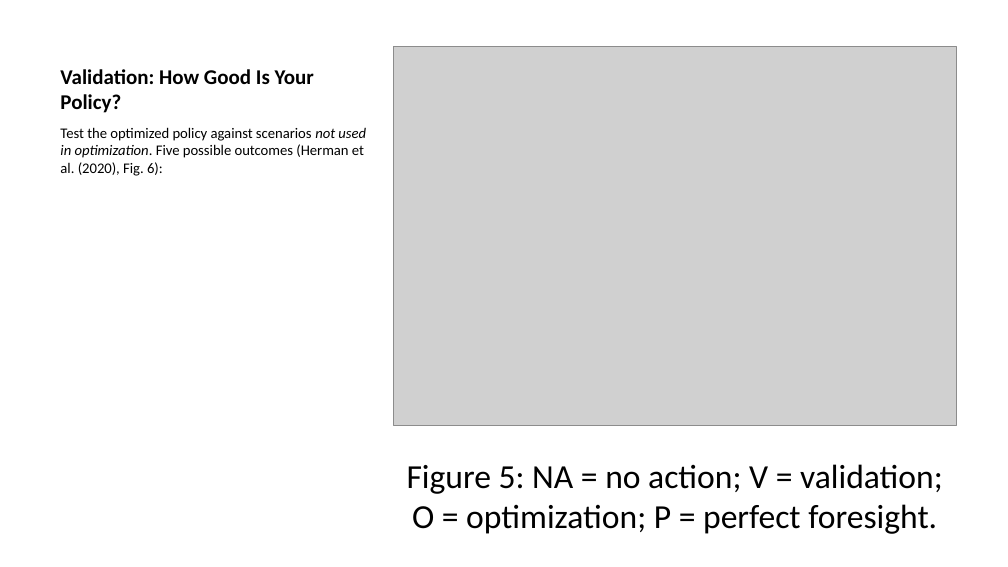
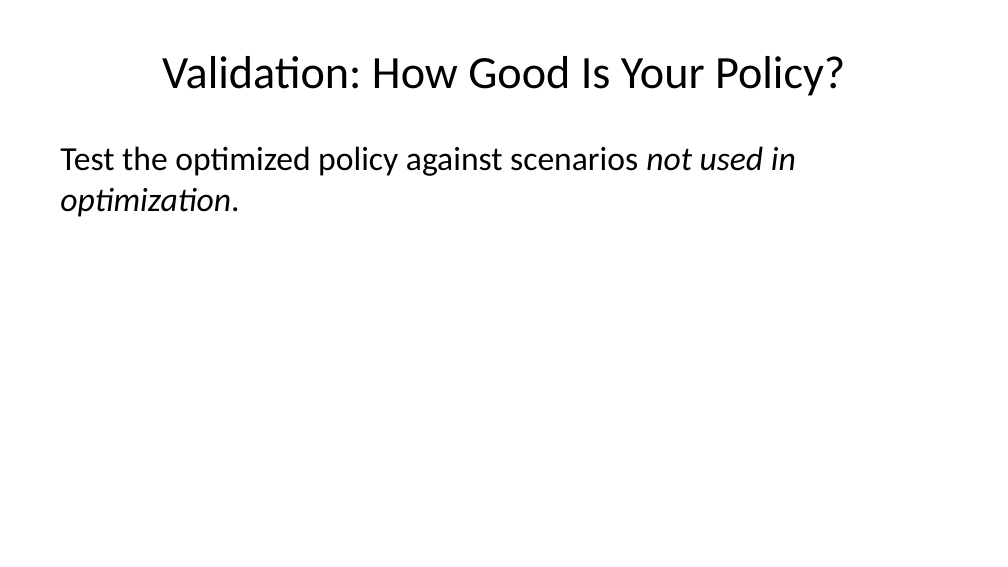
Before and after one commit to CEVE-421-521/ceve-421-521.github.io, a slide deck: slide 20 of lectures/week-11/index.pptx (slide 21 before the commit). Drawn at 1008x567 pixels with LibreOffice and Linux fonts; fonts in the diff are those of the drawing; grey boxes stand for pictures. Boxes give left, top, right and bottom in pixels: in the first picture for what was removed or moved away, otherwise in the second. Text is boxed around its words. In the diff, an @@ line names an element or a change of style, - is before the commit and + after.

```diff
--- a/lectures/week-11/index.pptx
+++ b/lectures/week-11/index.pptx
@@ title "Validation: How Good Is Your ..." at (162, 56, 845, 96): size 15 to 33 pt, bold off; alignment left to centre; vertical alignment bottom to middle @@
@@ picture removed at (393, 46, 956, 425) @@
@@ text at (60, 146, 796, 217): text changed; size 10.5 to 24 pt @@
-Test the optimized policy against scenarios not used in optimization. Five possible outcomes (Herman et al. (2020), Fig. 6):
+Test the optimized policy against scenarios not used in optimization.
@@ text removed at (407, 464, 943, 534) @@
-Figure 5: NA = no action; V = validation; O = optimization; P = perfect foresight.
```
Also in this commit, not shown: 7 other slides changed, 1 slide removed, 58 other files.
